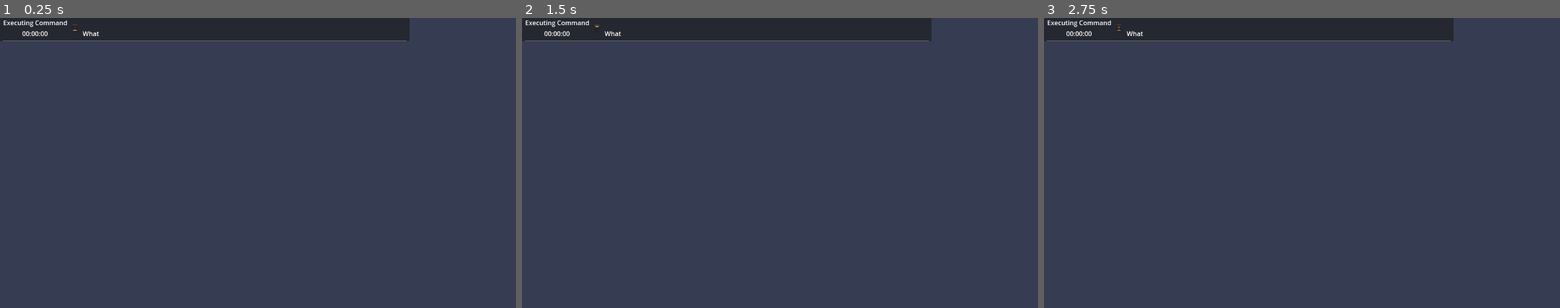
Above: before the commit, frames 1-3 (left to right).
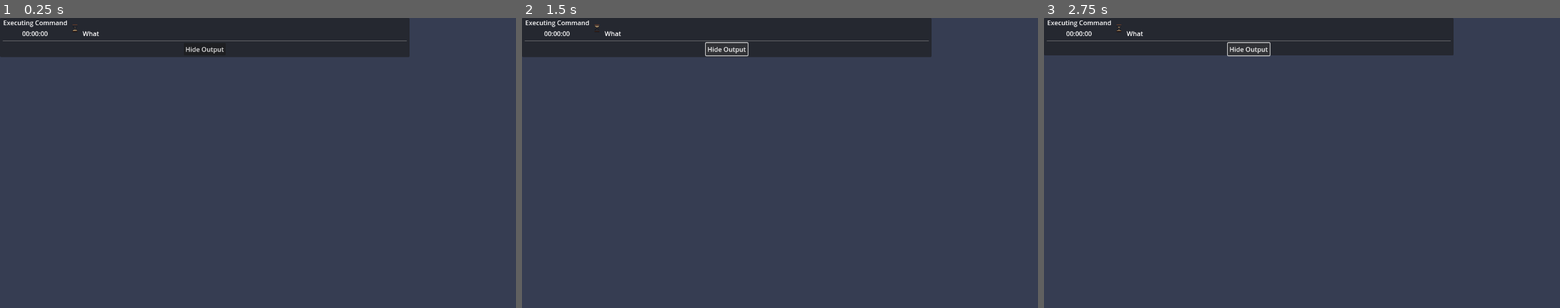
Above: after the commit, the same moments.

Repository: KoBeWi/Godot-Project-Builds
Game: Godot game, scene res://Nodes/Command.tscn
The game is run twice, just before and just after one commit, with the same random seed, the same clock (stepped at 60 frames per second) and the same inputs. This scene is started directly instead of the project's main scene.
Inputs (mouse positions are in pixels of both pictures, inside the frame that each line leads up to):
- Up to frame 1 (0.25 s): no input
- Up to frame 2 (1.5 s): click (728, 49) at 0.5 s, where only the run after the commit has a clickable "Hide Output"; click (728, 49) at 1.25 s, where only the run after the commit has a clickable "Hide Output"
- Up to frame 3 (2.75 s): click (1250, 49) at 2 s, where only the run after the commit has a clickable "Hide Output"

The runs differ from the first frame. In frame 1, 4.2% of the frame differs, in the area x 0-80%, y 8-14%; in frame 2, 4.2%; in frame 3, 3.9%.
Error before the commit: Invalid access to property or key 'steam_password' on a base object of type 'Dictionary'. (res://Nodes/Command.gd:43)
Error after the commit: Invalid access to property or key 'steam_password' on a base object of type 'Dictionary'. (res://Nodes/Command.gd:36)

Commit message:
Added pipes

Diff:
--- a/Nodes/Command.gd
+++ b/Nodes/Command.gd
@@ -1,8 +1,7 @@
 extends Control
 
-const COLLAPSED_SIZE = 5
-
 @onready var time: Label = %Time
+@onready var output_label: RichTextLabel = %OutputLabel
 
 var task_text: String
 var command: String
@@ -10,10 +9,9 @@
 var raw_text: String
 var error: String
 
-var thread: Thread
+var program: ProgramInstance
 var output: Array
 var output_lines: Array[String]
-var result: int
 
 var timer: float
 
@@ -21,11 +19,6 @@
 signal fail
 
 func _ready() -> void:
-	#var logpath := ProjectSettings.globalize_path("res://log.txt")
-	#arguments.append(">")
-	#arguments.append(logpath)
-	#arguments.append("2>&1")
-	#%Command.text = command + " " + " ".join(arguments) + " > " + logpath + " 2>&1"
 	%TaskText.text = task_text
 
 	if not error.is_empty():
@@ -42,25 +35,35 @@
 	raw_text = command + " " + " ".join(arguments)
 	%Command.text = raw_text.replace(Data.global_config["steam_password"], "*password*") ## TODO: nie hardkodować
 
-	thread = Thread.new()
-	thread.start(thread_method)
+	var pipe_data := OS.execute_with_pipe(command, arguments)
+	program = ProgramInstance.create_for_pipe(pipe_data)
+	program.output_line.connect(output_line)
+	program.start()
 
-func thread_method():
-	result = OS.execute(command, arguments, output, true)
+func output_line(line: String, is_error: bool):
+	if is_error:
+		output_label.push_color(Color.RED)
+
+	output_label.append_text(line)
+
+	if is_error:
+		output_label.pop()
+
+	output_label.append_text("\n")
 
 func _process(delta: float) -> void:
-	if thread.is_alive():
+	if program.is_running:
 		timer += delta
 		var intime := int(timer)
 		time.text = "%02d:%02d:%02d" % [intime / 3600, intime / 60 % 60, intime % 60]
 		return
 
-	thread.wait_to_finish()
+	program.finalize()
 	set_process(false)
 
 	%Animation.queue_free()
 
-	if result == 0:
+	if program.result == 0:
 		%Status.text = "Success"
 		%Status.modulate = Color.GREEN
 		%Code.modulate = Color.GREEN
@@ -71,25 +74,83 @@
 		%Code.modulate = Color.RED
 		fail.emit()
 
-	%Code.text = str(result)
-
-	await get_tree().process_frame
-	%Output.show()
-	if output[0].is_empty():
-		%OutputLabel.text = "No Output"
-	else:
-		output_lines.assign(output[0].split("\n"))
-		if output_lines.size() <= COLLAPSED_SIZE:
-			expand_output()
-		else:
-			%OutputLabel.text = "\n".join(output_lines.slice(-COLLAPSED_SIZE - 1)).trim_suffix("\n")
-			%ExpandButton.text %= output_lines.size() - 5
-
-func expand_output() -> void:
-	%OutputLabel.text = "\n".join(output_lines).trim_suffix("\n")
-	%ExpandButton.hide()
+	%Code.text = str(program.result)
 
 func _on_command_gui_input(event: InputEvent) -> void:
 	if event is InputEventMouseButton and event.pressed:
 		## TODO: info, że się kopiuje
 		DisplayServer.clipboard_set(raw_text)
+
+func _exit_tree() -> void:
+	if program.is_running:
+		program.stop()
+	program.finalize()
+
+class ProgramInstance:
+	var pid: int
+	var stdio: FileAccess
+	var stderr: FileAccess
+
+	var is_running: bool
+	var result: int
+	var io_thread: Thread
+	var err_thread: Thread
+
+	signal output_line(line: String, is_error: bool)
+
+	static func create_for_pipe(data: Dictionary) -> ProgramInstance:
+		var instance := ProgramInstance.new()
+		if data.is_empty():
+			return instance
+
+		instance.pid = data["pid"]
+		instance.stdio = data["stdio"]
+		instance.stderr = data["stderr"]
+		instance.is_running = true
+
+		return instance
+
+	func start():
+		io_thread = Thread.new()
+		io_thread.start(stdio_read)
+
+		err_thread = Thread.new()
+		err_thread.start(stderr_read)
+
+	func stdio_read():
+		while is_running:
+			if stdio.get_error() != OK or not OS.is_process_running(pid):
+				break
+
+			var line := stdio.get_line()
+			output_line.emit.call_deferred(line, false)
+
+		if not err_thread.is_alive():
+			is_running = false
+
+	func stderr_read():
+		while is_running:
+			if stderr.get_error() != OK or not OS.is_process_running(pid):
+				break
+
+			var line := stderr.get_line()
+			output_line.emit.call_deferred(line, true)
+
+		if not io_thread.is_alive():
+			is_running = false
+
+	func stop():
+		if not is_running:
+			return
+
+		is_running = false
+		OS.kill(pid)
+		stdio.close()
+		stderr.close()
+
+	func finalize():
+		io_thread.wait_to_finish()
+		err_thread.wait_to_finish()
+
+func toggle_output() -> void:
+	output_label.visible = not output_label.visible
--- a/Nodes/Command.tscn
+++ b/Nodes/Command.tscn
@@ -115,6 +115,23 @@
 "name": &"default",
 "speed": 5.0
 }]
+
+[sub_resource type="StyleBoxFlat" id="StyleBoxFlat_nmsdb"]
+bg_color = Color(0, 0, 0, 0.12549)
+
+[sub_resource type="GDScript" id="GDScript_jmu3s"]
+script/source = "extends RichTextLabel
+
+@export var maximum_height: float
+
+func _ready() -> void:
+	minimum_size_changed.connect(on_minimum_size_changed)
+
+func on_minimum_size_changed():
+	if get_minimum_size().y > 300:
+		custom_minimum_size.y = 300
+		fit_content = false
+"
 
 [node name="Command" type="PanelContainer"]
 offset_right = 1000.0
@@ -197,22 +214,29 @@
 
 [node name="Output" type="VBoxContainer" parent="MarginContainer/VBoxContainer"]
 unique_name_in_owner = true
-visible = false
 layout_mode = 2
 
 [node name="ExpandButton" type="Button" parent="MarginContainer/VBoxContainer/Output"]
-unique_name_in_owner = true
 layout_mode = 2
 size_flags_horizontal = 4
-text = "Expand %d lines"
-
-[node name="OutputLabel" type="TextEdit" parent="MarginContainer/VBoxContainer/Output"]
-unique_name_in_owner = true
-layout_mode = 2
-theme_override_colors/font_readonly_color = Color(1, 1, 1, 1)
-editable = false
-scroll_fit_content_height = true
+text = "Hide Output"
+
+[node name="OutputLabel" type="RichTextLabel" parent="MarginContainer/VBoxContainer/Output"]
+unique_name_in_owner = true
+layout_mode = 2
+size_flags_horizontal = 3
+size_flags_vertical = 3
+focus_mode = 2
+theme_override_styles/normal = SubResource("StyleBoxFlat_nmsdb")
+fit_content = true
+scroll_following = true
+autowrap_mode = 2
+threaded = true
+progress_bar_delay = -1
+selection_enabled = true
+script = SubResource("GDScript_jmu3s")
+maximum_height = 600.0
 
 [connection signal="gui_input" from="MarginContainer/VBoxContainer/HBoxContainer/VBoxContainer/TaskText" to="." method="_on_command_gui_input"]
 [connection signal="gui_input" from="MarginContainer/VBoxContainer/HBoxContainer/VBoxContainer/Command" to="." method="_on_command_gui_input"]
-[connection signal="pressed" from="MarginContainer/VBoxContainer/Output/ExpandButton" to="." method="expand_output"]
+[connection signal="pressed" from="MarginContainer/VBoxContainer/Output/ExpandButton" to="." method="toggle_output"]
Not shown: 1 places in Nodes/Command.tscn that only renumber resources
